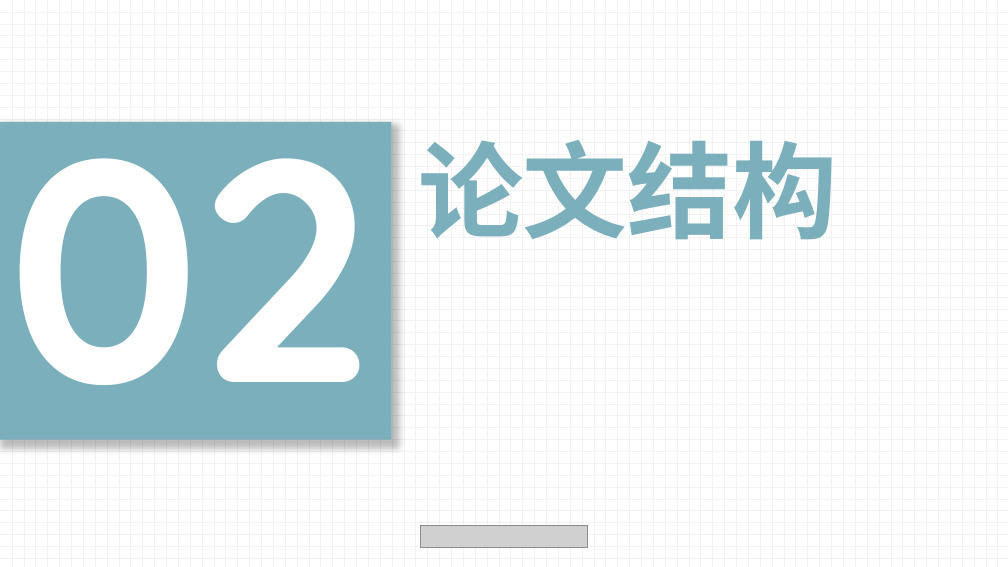
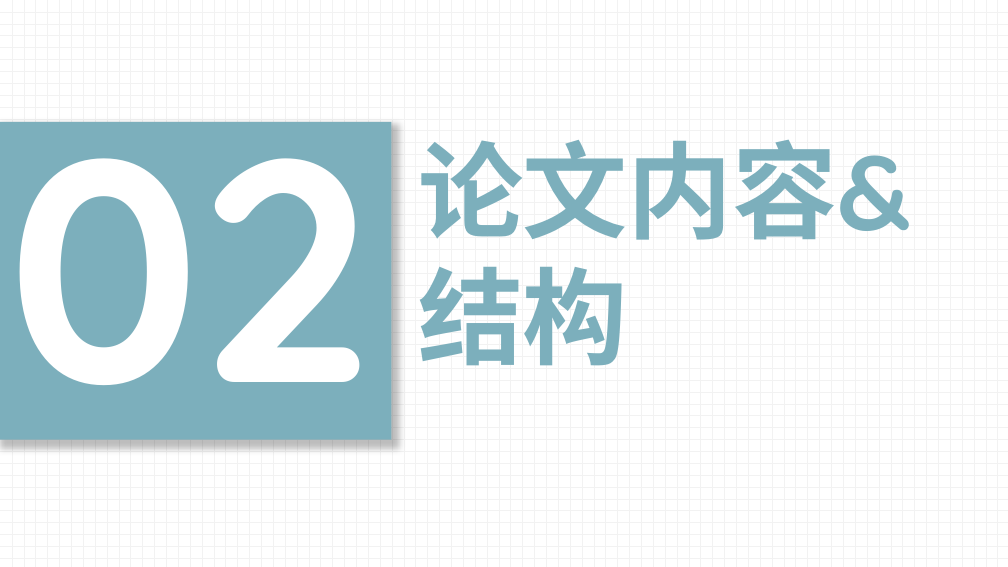
Before and after one commit to WeakX/congradu, a slide deck: slide 8 of notes/毕业答辩.pptx (slide 7 before the commit). Drawn at 1008x567 pixels with LibreOffice and Linux fonts; fonts in the diff are those of the drawing; grey boxes stand for pictures. Boxes give left, top, right and bottom in pixels: in the first picture for what was removed or moved away, otherwise in the second. Text is boxed around its words. In the diff, an @@ line names an element or a change of style, - is before the commit and + after.

```diff
--- a/notes/毕业答辩.pptx
+++ b/notes/毕业答辩.pptx
@@ text at [418, 140, 912, 366]: text changed @@
-论文结构
+论文内容&结构
@@ picture removed at [420, 526, 588, 547] @@
```
Also in this commit, not shown: 7 other slides changed, 15 slides added, 20 slides removed, 2 other files.
